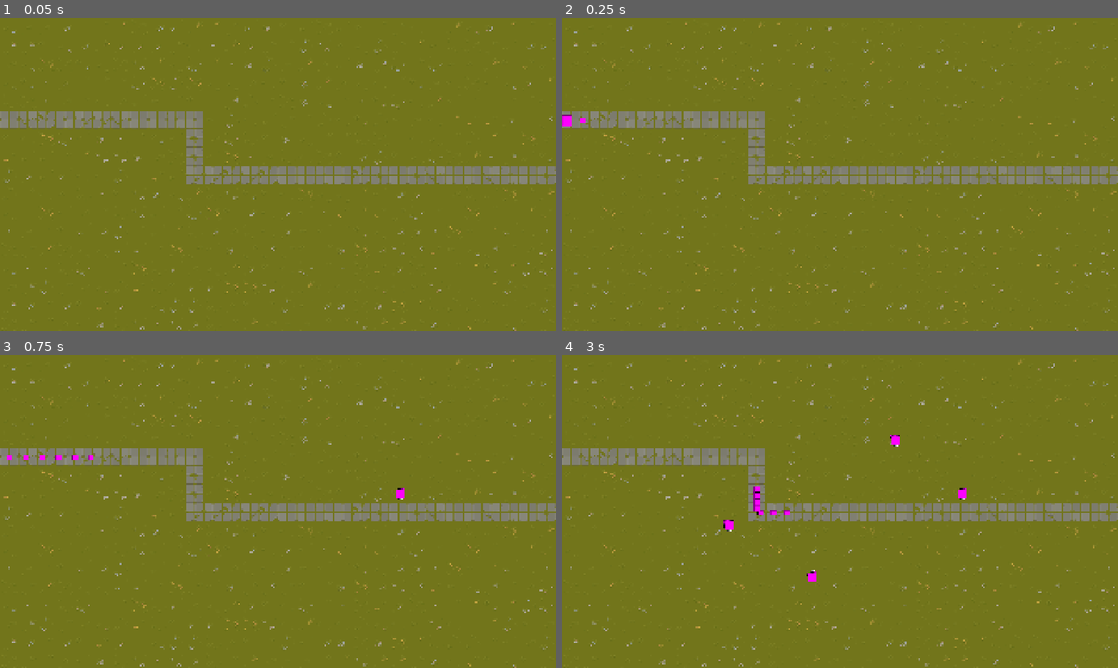
Above: before the commit, frames 1-4 (two rows, left to right).
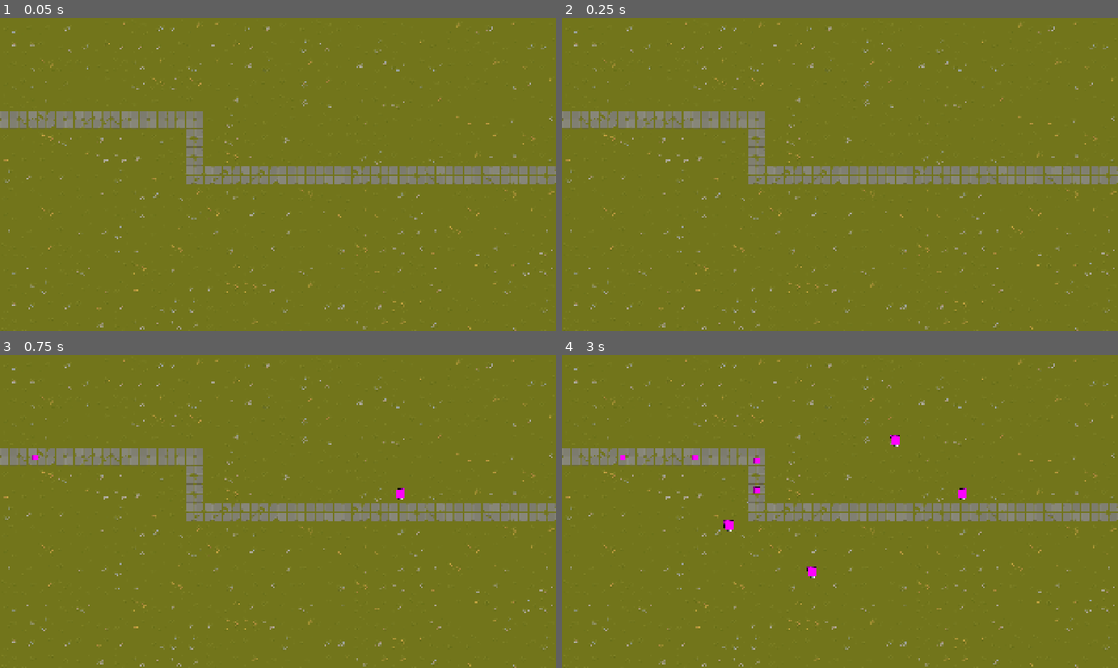
Above: after the commit, the same moments.

Repository: doakeserino/towerdefensegame
Game: Godot game, scene res://Scenes/map2.tscn
Two runs of this game, one before a commit and one after it. Both use one fixed random seed, a clock stepped at 60 frames per second and the inputs below.
Inputs (mouse positions are in pixels of both pictures, inside the frame that each line leads up to):
- Up to frame 1 (0.05 s): no input
- Up to frame 2 (0.25 s): no input
- Up to frame 3 (0.75 s): move the mouse to (400, 495) at 0.52 s; click (400, 495) at 0.6 s
- Up to frame 4 (3 s): tap Enter at 1.25 s; move the mouse to (728, 527) at 1.27 s; click (728, 527) at 1.35 s; tap Space at 2 s; move the mouse to (895, 442) at 2.02 s; click (895, 442) at 2.1 s; move the mouse to (812, 574) at 2.77 s; click (812, 574) at 2.85 s

Frame 1 is identical in both runs. In frame 2, less than 0.1% of the frame differs, in the area x 0-5%, y 30-35%; in frame 3, 0.1%; in frame 4, 0.3%, in the area x 10-46%, y 32-73%.

Commit message:
Draft 4
Functional, next going to add ui and stats (cash and lives)

Diff:
--- a/Scenes/enemy.tscn
+++ b/Scenes/enemy.tscn
@@ -8,7 +8,7 @@
 [sub_resource type="RectangleShape2D" id="RectangleShape2D_g4v7s"]
 
 [sub_resource type="CircleShape2D" id="CircleShape2D_g4v7s"]
-radius = 15.0
+radius = 18.0
 
 [node name="Enemy" type="RigidBody2D" unique_id=1528339223 groups=["Damages"]]
 collision_layer = 2
--- /dev/null
+++ b/Scenes/roottower.tscn
@@ -0,0 +1,35 @@
+[gd_scene format=3 uid="uid://q1jowus2nwed"]
+
+[ext_resource type="Script" uid="uid://dknfo881bdxug" path="res://Scripts/root_tower.gd" id="1_3n4ck"]
+[ext_resource type="PackedScene" uid="uid://cj38xfcvck70j" path="res://Scenes/gun.tscn" id="2_hypvg"]
+
+[sub_resource type="PlaceholderTexture2D" id="PlaceholderTexture2D_yf5fn"]
+size = Vector2(32, 32)
+
+[sub_resource type="RectangleShape2D" id="RectangleShape2D_g4v7s"]
+size = Vector2(32, 32)
+
+[sub_resource type="CircleShape2D" id="CircleShape2D_g4v7s"]
+radius = 100.0
+
+[node name="RootTower" type="RigidBody2D" unique_id=1751230322]
+gravity_scale = 0.0
+script = ExtResource("1_3n4ck")
+
+[node name="Sprite2D" type="Sprite2D" parent="." unique_id=588620173]
+texture = SubResource("PlaceholderTexture2D_yf5fn")
+
+[node name="CollisionShape2D" type="CollisionShape2D" parent="." unique_id=1759864249]
+shape = SubResource("RectangleShape2D_g4v7s")
+metadata/_edit_group_ = true
+
+[node name="Area2D" type="Area2D" parent="." unique_id=1742059250]
+collision_mask = 3
+
+[node name="CollisionShape2D" type="CollisionShape2D" parent="Area2D" unique_id=315032238]
+shape = SubResource("CircleShape2D_g4v7s")
+
+[node name="Gun" parent="." unique_id=247899500 instance=ExtResource("2_hypvg")]
+
+[connection signal="body_entered" from="Area2D" to="." method="_on_area_2d_body_entered"]
+[connection signal="body_exited" from="Area2D" to="." method="_on_area_2d_body_exited"]
--- /dev/null
+++ b/Scenes/tower_1.tscn
@@ -0,0 +1,35 @@
+[gd_scene format=3 uid="uid://b2asd853ucetj"]
+
+[ext_resource type="Script" uid="uid://cg8rexwlf344f" path="res://Scripts/tower_1.gd" id="1_qcyrs"]
+[ext_resource type="PackedScene" uid="uid://cj38xfcvck70j" path="res://Scenes/gun.tscn" id="2_6oi5k"]
+
+[sub_resource type="PlaceholderTexture2D" id="PlaceholderTexture2D_yf5fn"]
+size = Vector2(32, 32)
+
+[sub_resource type="RectangleShape2D" id="RectangleShape2D_g4v7s"]
+size = Vector2(32, 32)
+
+[sub_resource type="CircleShape2D" id="CircleShape2D_g4v7s"]
+radius = 100.0
+
+[node name="Tower1" type="RigidBody2D" unique_id=1751230322]
+gravity_scale = 0.0
+script = ExtResource("1_qcyrs")
+
+[node name="Sprite2D" type="Sprite2D" parent="." unique_id=588620173]
+texture = SubResource("PlaceholderTexture2D_yf5fn")
+
+[node name="CollisionShape2D" type="CollisionShape2D" parent="." unique_id=1759864249]
+shape = SubResource("RectangleShape2D_g4v7s")
+metadata/_edit_group_ = true
+
+[node name="Area2D" type="Area2D" parent="." unique_id=1742059250]
+collision_mask = 3
+
+[node name="CollisionShape2D" type="CollisionShape2D" parent="Area2D" unique_id=315032238]
+shape = SubResource("CircleShape2D_g4v7s")
+
+[node name="Gun" parent="." unique_id=247899500 instance=ExtResource("2_6oi5k")]
+
+[connection signal="body_entered" from="Area2D" to="." method="_on_area_2d_body_entered"]
+[connection signal="body_exited" from="Area2D" to="." method="_on_area_2d_body_exited"]
--- a/Scripts/bullet.gd
+++ b/Scripts/bullet.gd
@@ -7,5 +7,5 @@
 
 
 # Called every frame. 'delta' is the elapsed time since the previous frame.
-func _process(delta):
+func _process(_delta):
 	pass
--- a/Scripts/enemy.gd
+++ b/Scripts/enemy.gd
@@ -1,3 +1,4 @@
+class_name enemy_class
 extends RigidBody2D
 
 @onready var hitbox = $Hitbox
--- a/Scripts/map_2.gd
+++ b/Scripts/map_2.gd
@@ -1,21 +1,22 @@
 extends Node2D
-var selected_tower : PackedScene = preload("res://Scenes/tower.tscn")
+var selected_tower : PackedScene = preload("res://Scenes/tower_1.tscn")
 var enemy_to_spawn : PackedScene = preload("res://Scenes/enemy.tscn")
 var lives : int = 100
-@onready var target_1 = $Target1
+
 @onready var markers = $Markers
+@onready var target_1 = $Markers/Target1
 
 
 func _ready():
 	for i in range (1, 10):
-		await get_tree().create_timer(0.1).timeout
+		await get_tree().create_timer(0.5).timeout
 		spawn_loop(enemy_to_spawn)
 
 func _unhandled_input(event):
 	if Input.is_action_just_pressed("place"):
 		var tower = selected_tower.instantiate()
 		add_child(tower)
-		tower.position = event.position / 2
+		tower.global_position = event.global_position
 
 func _on_path_area_body_entered(body):
 	if body.is_in_group("Tower"):
--- /dev/null
+++ b/Scripts/root_tower.gd
@@ -0,0 +1,39 @@
+class_name root_tower
+extends RigidBody2D
+
+@onready var gun = $Gun
+@onready var collision_shape_2d = $Area2D/CollisionShape2D
+
+var has_enemies : bool
+var enemies = []
+var target
+var shooting : bool = false
+var tower_range := 100
+var firing_cooldown : float = 0.2
+func _ready():
+	pass
+
+func _process(_delta):
+	collision_shape_2d.shape.radius = tower_range
+	if enemies.size() > 0:
+		has_enemies = true
+		target = enemies[0]
+	else:
+		has_enemies = false
+	if has_enemies and not shooting:
+		shoot()
+		var cooldown = get_tree().create_timer(firing_cooldown)
+		await cooldown.timeout
+		shooting = false
+
+func _on_area_2d_body_entered(body):
+	if body.is_in_group("Damages"):
+		enemies.append(body)
+		print(enemies)
+
+func _on_area_2d_body_exited(body):
+	if body.is_in_group("Damages"):
+		enemies.erase(body)
+
+func shoot():
+	gun.shoot(target)
--- /dev/null
+++ b/Scripts/tower_1.gd
@@ -0,0 +1,13 @@
+class_name tower_1
+extends root_tower
+
+
+func _ready():
+	tower_range = 150
+	print(self is root_tower)
+	print(tower_range)
+	collision_shape_2d.shape.radius = tower_range
+
+
+func _process(_delta):
+	super(_delta)
Not shown, added: Scripts/root_tower.gd.uid
Not shown, added: Scripts/tower_1.gd.uid
